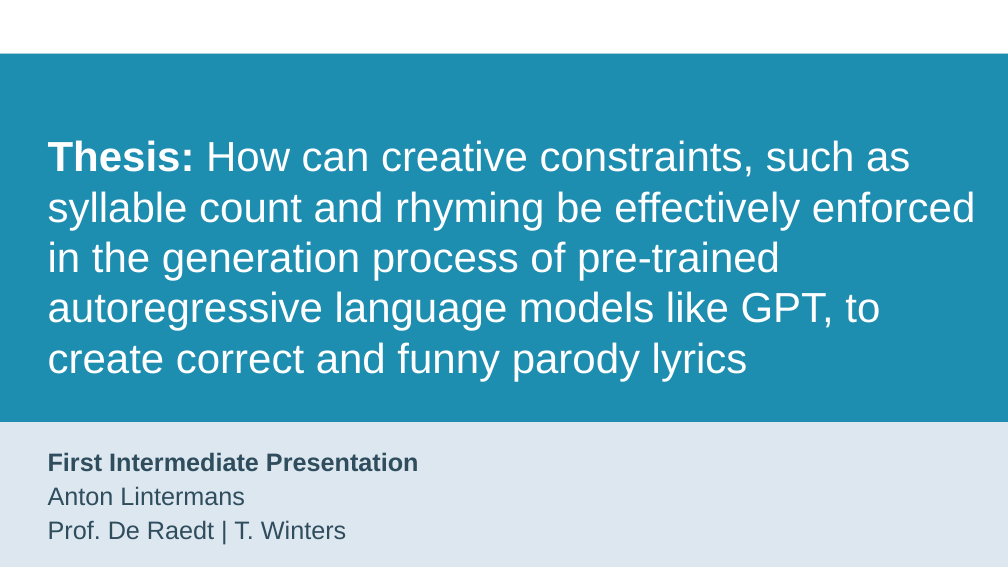
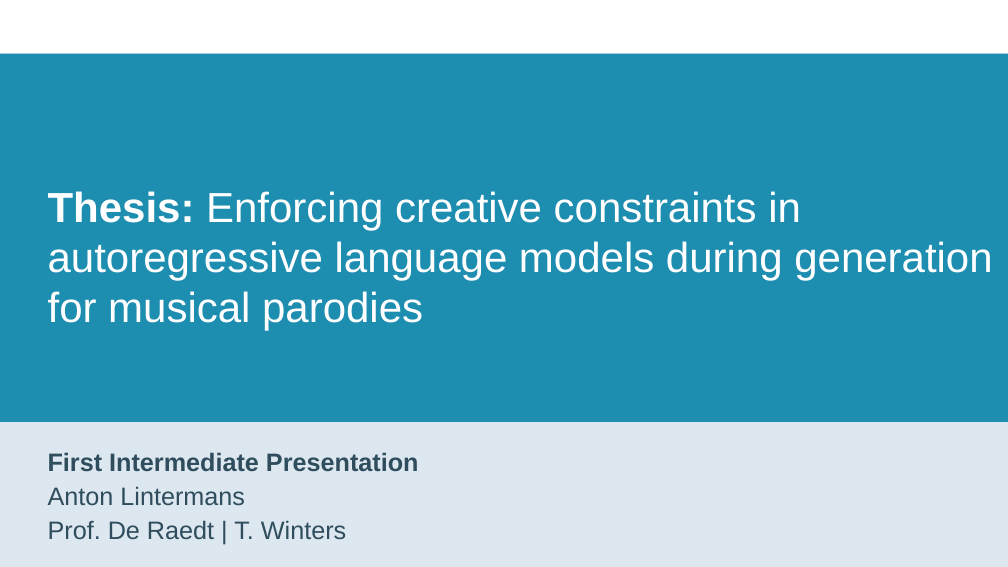
Before and after one commit to Alintermans/Thesis, a slide deck: slide 1 of Presentations/Second Intermediate Presentation/Presentation.pptx. Drawn at 1008x567 pixels with LibreOffice and Linux fonts; fonts in the diff are those of the drawing; background and template pictures are left out. Boxes give left, top, right and bottom in pixels: in the first picture for what was removed or moved away, otherwise in the second. Text is boxed around its words. In the diff, an @@ line names an element or a change of style, - is before the commit and + after.

```diff
--- a/Presentations/Second Intermediate Presentation/Presentation.pptx
+++ b/Presentations/Second Intermediate Presentation/Presentation.pptx
@@ title at [48, 191, 992, 331]: text changed @@
-Thesis: How can creative constraints, such as syllable count and rhyming be effectively enforced in the generation process of pre-trained autoregressive language models like GPT, to create correct and funny parody lyrics
+Thesis: Enforcing creative constraints in autoregressive language models during generation for musical parodies
```
Also in this commit, not shown: 1 other slide changed.
